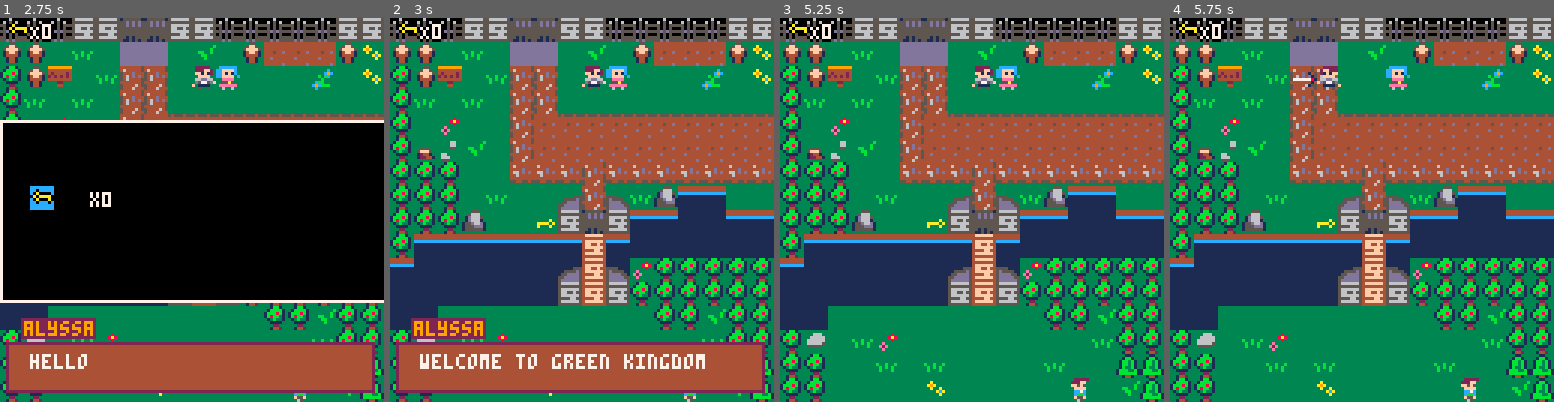
Above: before the commit, frames 1-4 (left to right).
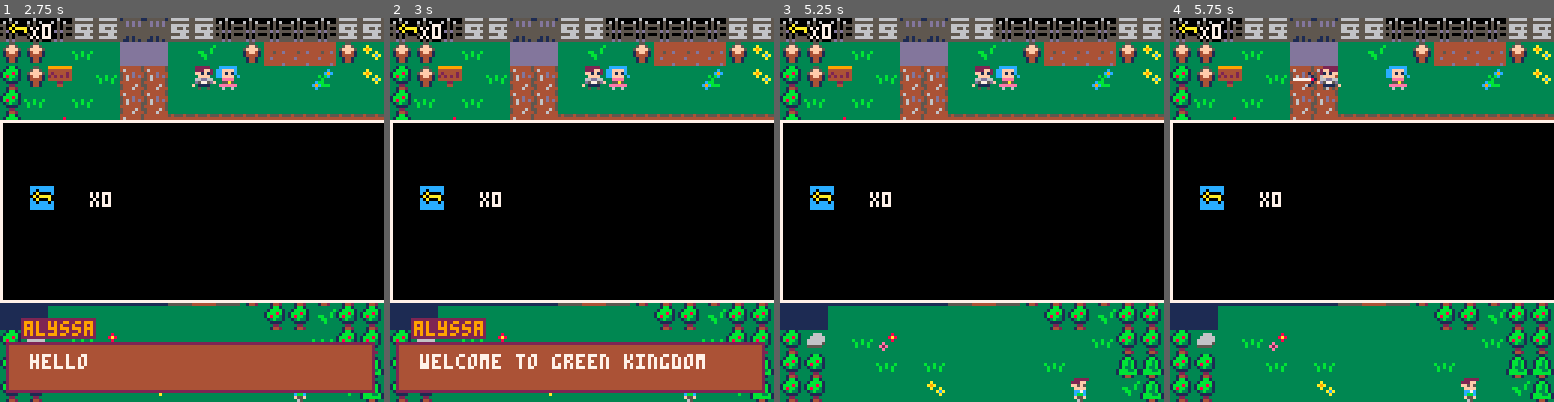
Above: after the commit, the same moments.

Repository: adatechschool/projet-collectif-pico-8-kal
Game: PICO-8 cartridge rpgv4.p8
Two runs of this game, one before a commit and one after it. Both use one fixed random seed, a clock stepped at 60 frames per second and the inputs below.
Inputs:
- Up to frame 1 (2.75 s): tap X (X key) at 0.33, 1.07, 1.85 s; tap O (Z key) at 0.7, 1.7, 2.1, 2.5 s; hold Right 1.6-2.1 s; hold Up 2.15-2.42 s; hold Right from 2.47 s (still down)
- Up to frame 2 (3 s): keep holding Right; tap O (Z key) at 2.9 s; tap X (X key) at 2.97 s
- Up to frame 3 (5.25 s): release Right at 3.03 s; hold Left 3.08-3.58 s; tap O (Z key) every 0.4 s from 3.3 to 4.9 s; hold Down 3.63-3.97 s; hold Right 4.02-4.68 s; tap X (X key) at 4.08, 5.2 s; hold Up 4.73-5.03 s; hold Left from 5.08 s (still down)
- Up to frame 4 (5.75 s): tap O (Z key) at 5.3, 5.7 s; release Left at 5.68 s; hold Down from 5.73 s (still down)

Frame 1 is identical in both runs. In frame 2, 48% of the frame differs, in the area x 0-100%, y 26-75%; in frame 3, 48%; in frame 4, 48%.

Commit message:
Add files via upload
new animations,new beginning map, sword animation and an inventory

Diff:
--- a/rpgv4.p8
+++ b/rpgv4.p8
@@ -26,11 +26,11 @@
 
 -- mise a jour
 function _update()
-inventory.update()
+
     if #messages == 0 then
         player_movement()
         update_sword()
-
+        inventory.update()
     end
     update_camera()
     update_msg()
